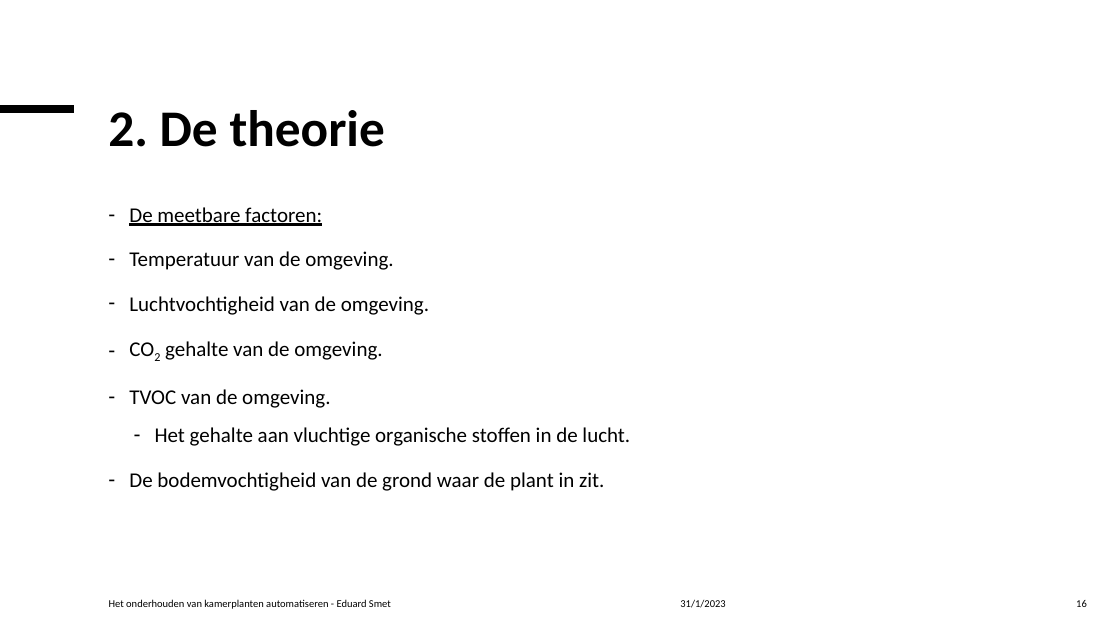
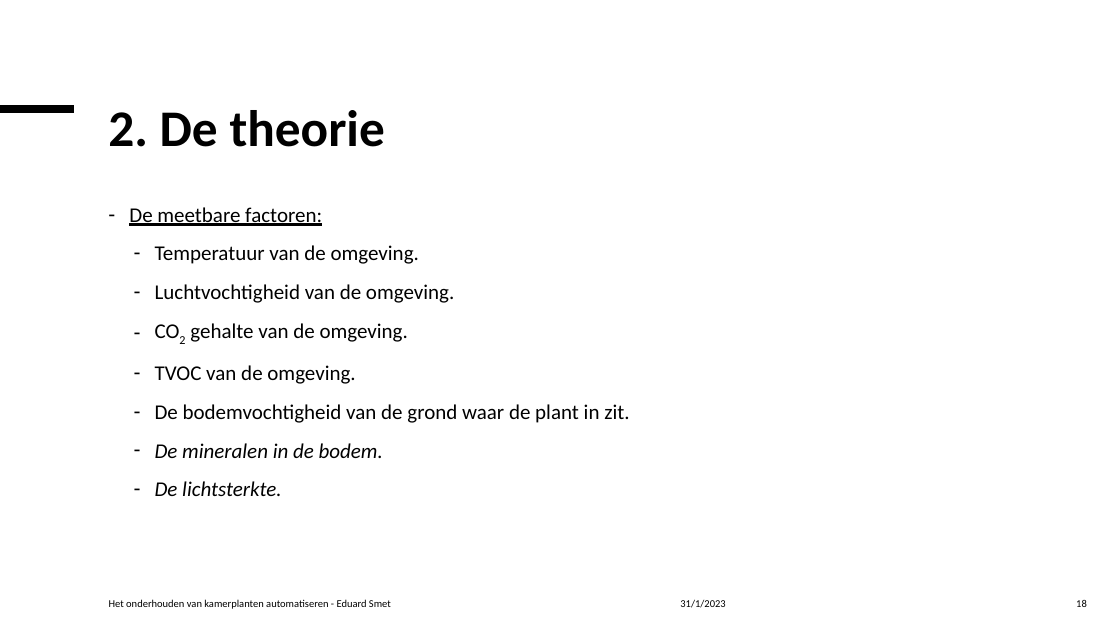
Before and after one commit to Celarye/syfinalproject, a slide deck: slide 18 of FinalProject.pptx (slide 16 before the commit). Drawn at 1120x630 pixels with LibreOffice and Linux fonts; fonts in the diff are those of the drawing. Boxes give left, top, right and bottom in pixels: in the first picture for what was removed or moved away, otherwise in the second. Text is boxed around its words. In the diff, an @@ line names an element or a change of style, - is before the commit and + after.

```diff
--- a/FinalProject.pptx
+++ b/FinalProject.pptx
@@ text at (x1=155, y1=245, x2=629, y2=423): list level 1 to 2 in "Temperatuur van de omgeving."; list level 1 to 2 in "Luchtvochtigheid van de omgeving."; list level 1 to 2 in "CO2 gehalte van de omgeving."; list level 1 to 2 in "TVOC van de omgeving."; list level 1 to 2 in "De bodemvochtigheid van de grond ..." @@
@@ text at (x1=155, y1=427, x2=630, y2=446): paragraph removed @@
-  – Het gehalte aan vluchtige organische stoffen in de lucht.
@@ text at (x1=155, y1=443, x2=383, y2=496): paragraphs added @@
+  – De mineralen in de bodem.
+  – De lichtsterkte.
```
Also in this commit, not shown: 7 other slides changed, 7 slides added.
